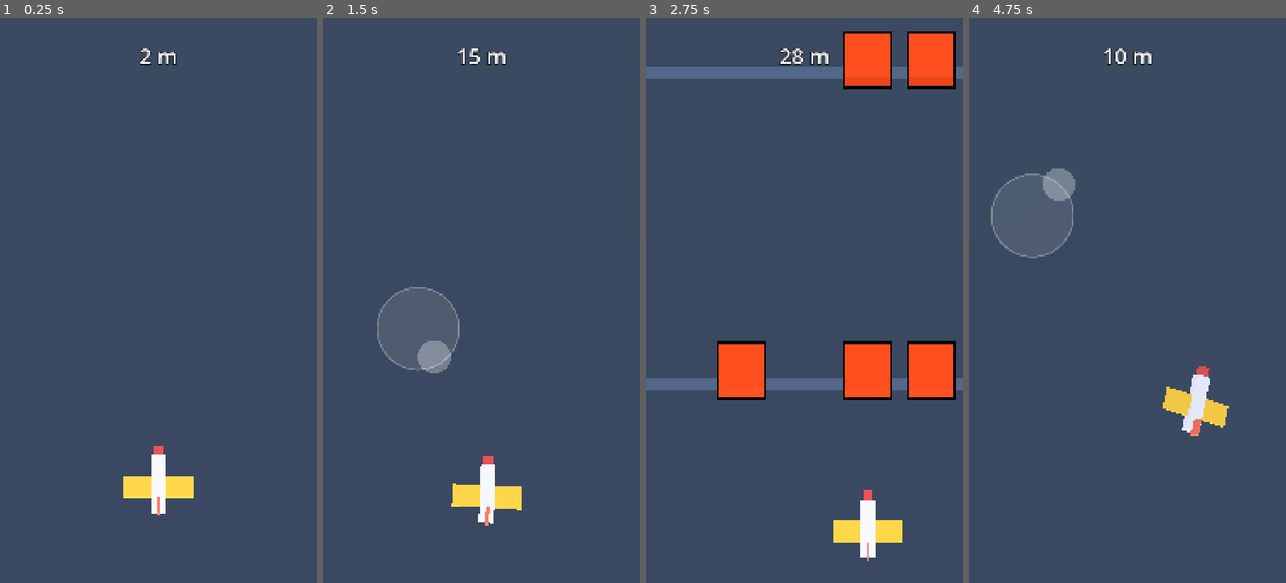
Above: before the commit, frames 1-4 (left to right).
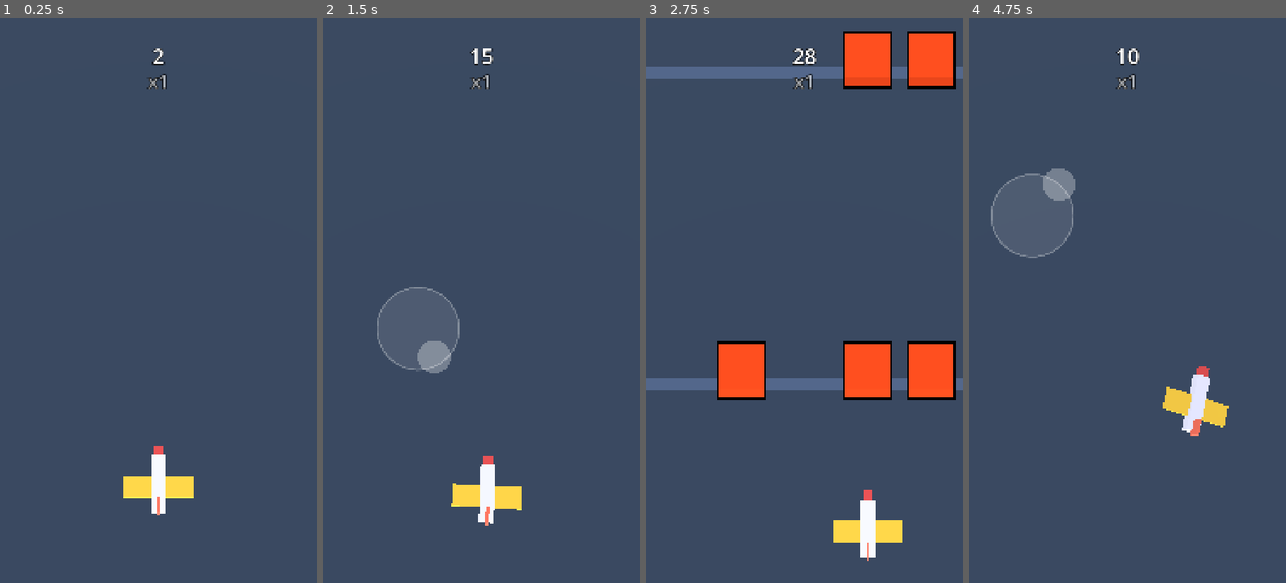
Above: after the commit, the same moments.

Repository: Hotshotted/sky-dodge
Game: Godot game, scene res://scenes/main.tscn
Same seed, same stepped clock (60 frames per second), same inputs: the game is played once before the commit and once after it.
Inputs (mouse positions are in pixels of both pictures, inside the frame that each line leads up to):
- Up to frame 1 (0.25 s): no input
- Up to frame 2 (1.5 s): move the mouse to (551, 272) at 0.52 s; click (551, 272) at 0.67 s; tap Enter at 1.25 s; drag from (418, 328) to (465, 413) at 1.27 s
- Up to frame 3 (2.75 s): move the mouse to (836, 176) at 2.02 s; click (836, 176) at 2.17 s
- Up to frame 4 (4.75 s): drag from (1111, 413) to (1032, 215) at 2.77 s; tap Enter at 3.5 s; move the mouse to (1222, 385) at 3.52 s; click (1222, 385) at 3.67 s; drag from (1032, 215) to (1079, 159) at 4.27 s

The runs differ from the first frame. In frame 1, 0.3% of the frame differs, in the area x 44-56%, y 5-13%; in frame 2, 0.4%; in frame 3, 0.4%, in the area x 42-58%, y 5-13%; in frame 4, 0.4%.

Commit message:
Add near-miss multiplier and feedback: sparks, streaks, flash, hitstop, popups, haptics, trail
Co-Authored-By: Claude Sonnet 5.5 <noreply@anthropic.com>
Claude-Session: https://claude.ai/code/session_01VXGMnPLKttRReKrjaHu4gF

Diff:
--- /dev/null
+++ b/scripts/Fx.gd
@@ -0,0 +1,77 @@
+class_name Fx
+extends Node3D
+## Near-miss visual effects built from simple primitives that work in the Compatibility renderer:
+## a spark burst (CPUParticles3D) and a few speed streaks (thin stretched boxes).
+## Streak timing uses real time, so hitstop doesn't stretch it.
+
+var _streaks: Array[Dictionary] = []  # {node, mat, z0, born_ms}
+var _streak_mesh := BoxMesh.new()
+const STREAK_LIFE := 0.35
+
+func _init() -> void:
+	_streak_mesh.size = Vector3(0.06, 0.04, 3.0)
+
+## Burst of sparks at `pos` (a wingtip), flying outward toward `side` (-1 left / +1 right)
+## and backward (+z) because the world scrolls past the plane.
+func sparks(pos: Vector3, side: int) -> void:
+	var p := CPUParticles3D.new()
+	var quad := QuadMesh.new()
+	quad.size = Vector2(0.28, 0.28)
+	var mat := StandardMaterial3D.new()
+	mat.shading_mode = BaseMaterial3D.SHADING_MODE_UNSHADED
+	mat.billboard_mode = BaseMaterial3D.BILLBOARD_ENABLED
+	mat.vertex_color_use_as_albedo = true
+	mat.transparency = BaseMaterial3D.TRANSPARENCY_ALPHA
+	quad.material = mat
+	var ramp := Gradient.new()  # white-hot -> orange -> transparent
+	ramp.colors = PackedColorArray([Color(1, 1, 0.85, 1), Color(1, 0.6, 0.15, 1), Color(1, 0.3, 0.05, 0)])
+	ramp.offsets = PackedFloat32Array([0.0, 0.5, 1.0])
+	p.mesh = quad
+	p.color_ramp = ramp
+	p.amount = Tuning.spark_count
+	p.lifetime = Tuning.spark_lifetime
+	p.one_shot = true
+	p.explosiveness = 1.0
+	p.local_coords = false
+	p.direction = Vector3(side, 0.25, 0.9)
+	p.spread = 65.0
+	p.initial_velocity_min = 5.0
+	p.initial_velocity_max = 13.0
+	p.gravity = Vector3.ZERO
+	p.scale_amount_min = 0.5
+	p.scale_amount_max = 1.2
+	p.emitting = false
+	add_child(p)
+	p.global_position = pos
+	p.emitting = true
+	p.finished.connect(p.queue_free)
+
+## Brief streaks that start ahead of the plane and rush past it (screen-down).
+func streaks(origin: Vector3) -> void:
+	for i in Tuning.streak_count:
+		var mi := MeshInstance3D.new()
+		mi.mesh = _streak_mesh
+		var mat := StandardMaterial3D.new()
+		mat.shading_mode = BaseMaterial3D.SHADING_MODE_UNSHADED
+		mat.albedo_color = Color(1, 1, 1, 0.8)
+		mat.transparency = BaseMaterial3D.TRANSPARENCY_ALPHA
+		mi.material_override = mat
+		var side := -1.0 if randf() < 0.5 else 1.0
+		var z0 := origin.z - randf_range(2.0, 9.0)
+		mi.position = Vector3(origin.x + side * randf_range(1.4, 4.2), origin.y, z0)
+		add_child(mi)
+		_streaks.append({"node": mi, "mat": mat, "z0": z0, "born": Time.get_ticks_msec()})
+
+func _process(_delta: float) -> void:
+	var now := Time.get_ticks_msec()
+	for i in range(_streaks.size() - 1, -1, -1):
+		var s: Dictionary = _streaks[i]
+		var age := (now - int(s["born"])) / 1000.0
+		if age >= STREAK_LIFE:
+			(s["node"] as Node).queue_free()
+			_streaks.remove_at(i)
+			continue
+		var mi := s["node"] as MeshInstance3D
+		mi.position.z = float(s["z0"]) + Tuning.streak_speed * age
+		var mat := s["mat"] as StandardMaterial3D
+		mat.albedo_color.a = 0.8 * (1.0 - age / STREAK_LIFE)
--- a/scripts/Hud.gd
+++ b/scripts/Hud.gd
@@ -4,6 +4,11 @@
 var _score: Label
 var _over: Label
 var _stick := StickView.new()
+var _mult: Label
+var _punch_start_ms := -10000      # when the multiplier label last "punched"
+var _popups: Array[Dictionary] = []  # {label, born_ms, base_y}
+const PUNCH_TIME := 0.28
+const POPUP_TIME := 0.9
 
 func _ready() -> void:
 	_stick.set_anchors_and_offsets_preset(Control.PRESET_FULL_RECT)
@@ -11,6 +16,10 @@
 	_score = _make_label(72)
 	_score.set_anchors_and_offsets_preset(Control.PRESET_TOP_WIDE)
 	_score.offset_top = 80
+	_mult = _make_label(64)
+	_mult.set_anchors_and_offsets_preset(Control.PRESET_TOP_WIDE)
+	_mult.offset_top = 170
+	set_multiplier(1, false)
 	_over = _make_label(80)
 	_over.set_anchors_and_offsets_preset(Control.PRESET_FULL_RECT)
 	_over.vertical_alignment = VERTICAL_ALIGNMENT_CENTER
@@ -20,11 +29,54 @@
 func set_stick(active: bool, base: Vector2, knob: Vector2) -> void:
 	_stick.set_stick(active, base, knob)
 
-func set_score(meters: int) -> void:
-	_score.text = "%d m" % meters
+func set_score(points: int) -> void:
+	_score.text = "%d" % points
 
-func show_game_over(meters: int) -> void:
-	_over.text = "CRASHED\n%d m\n\nTap to restart" % meters
+## Show "x2" etc. in the tier colour; `punch` = pop the label bigger and settle back.
+func set_multiplier(m: int, punch: bool) -> void:
+	_mult.text = "x%d" % m
+	var c := Color(1, 1, 1, 0.6)
+	if m >= 2:
+		c = Tuning.near_miss_colors[Tuning.tier_index(m, Tuning.near_miss_colors.size())]
+	_mult.add_theme_color_override("font_color", c)
+	_mult.pivot_offset = Vector2(_mult.size.x * 0.5, 32.0)
+	if punch:
+		_punch_start_ms = Time.get_ticks_msec()
+
+## Floating text ("Close!") that pops in at `pos` (screen px), rises and fades. Real-time animated.
+func popup(text: String, font_size: int, color: Color, pos: Vector2) -> void:
+	var l := _make_label(font_size)
+	l.text = text
+	l.add_theme_color_override("font_color", color)
+	l.reset_size()
+	l.pivot_offset = l.size * 0.5
+	var half_w := l.size.x * 0.5 * 1.25  # 1.25 = the pop-in overshoot scale
+	var vp_w := get_viewport().get_visible_rect().size.x
+	pos.x = clampf(pos.x, half_w + 16.0, vp_w - half_w - 16.0)  # keep long text on screen
+	l.position = pos - l.size * 0.5
+	_popups.append({"label": l, "born": Time.get_ticks_msec(), "base_y": l.position.y})
+
+func _process(_delta: float) -> void:
+	var now := Time.get_ticks_msec()
+	# Multiplier punch: 1.6x -> 1x with ease-out.
+	var pt := clampf((now - _punch_start_ms) / 1000.0 / PUNCH_TIME, 0.0, 1.0)
+	_mult.scale = Vector2.ONE * lerpf(1.6, 1.0, 1.0 - pow(1.0 - pt, 3.0))
+	# Popups.
+	for i in range(_popups.size() - 1, -1, -1):
+		var d: Dictionary = _popups[i]
+		var l := d["label"] as Label
+		var t := (now - int(d["born"])) / 1000.0 / POPUP_TIME
+		if t >= 1.0:
+			l.queue_free()
+			_popups.remove_at(i)
+			continue
+		var pop := 0.5 + 0.75 * minf(t / 0.15, 1.0) if t < 0.15 else lerpf(1.25, 1.0, minf((t - 0.15) / 0.2, 1.0))
+		l.scale = Vector2.ONE * pop
+		l.position.y = float(d["base_y"]) - 150.0 * (1.0 - pow(1.0 - t, 2.0))  # rise, easing out
+		l.modulate.a = 1.0 if t < 0.5 else 1.0 - (t - 0.5) / 0.5
+
+func show_game_over(points: int) -> void:
+	_over.text = "CRASHED\n%d\n\nTap to restart" % points
 	_over.visible = true
 
 func _make_label(font_size: int) -> Label:
--- a/scripts/Main.gd
+++ b/scripts/Main.gd
@@ -7,12 +7,20 @@
 @onready var sun: DirectionalLight3D = $Sun
 @onready var hud: CanvasLayer = $Hud
 
-var distance := 0.0     # total distance flown (units) = score
+var score := 0.0        # accumulates distance flown x multiplier
+var multiplier := 1     # raised by near misses, decays back to 1
+var _mult_timer := 0.0  # counts down to the next multiplier decay step
+var _hitstop_token := 0
 var elapsed := 0.0      # run time, drives the speed ramp
 var alive := true
 var _death_time := 0.0
+var fx := Fx.new()
+var trail := Trail.new()
 
 func _ready() -> void:
+	Engine.time_scale = 1.0  # in case a restart landed mid-hitstop
+	add_child(fx)
+	add_child(trail)
 	_setup_environment()
 	# Light from above (the camera mostly sees top faces).
 	sun.look_at_from_position(Vector3.ZERO, Tuning.light_direction)
@@ -37,15 +45,61 @@
 	elapsed += delta
 	var speed := minf(Tuning.base_speed + Tuning.speed_ramp * elapsed, Tuning.max_speed)
 	var step := speed * delta
-	distance += step
+	score += step * (multiplier if Tuning.score_uses_multiplier else 1)
 	spawner.advance(step)
-	hud.set_score(int(distance))
+	hud.set_score(int(score))
+	var plane := Vector2(player.position.x, player.position.z)
+	trail.advance(step, Vector2(plane.x, plane.y + 0.9), multiplier, delta)
+	_decay_multiplier(delta)
 
-	if spawner.hits(Vector2(player.position.x, player.position.z)):
+	if spawner.hits(plane):
 		alive = false
 		_death_time = Time.get_ticks_msec() / 1000.0
+		Engine.time_scale = 1.0
+		_hitstop_token += 1  # cancels a pending hitstop restore
 		player.crash()
-		hud.show_game_over(int(distance))
+		hud.show_game_over(int(score))
+		return
+
+	for ev in spawner.update_near_misses(plane):
+		_on_near_miss(ev)
+
+## Near miss: raise the multiplier and fire every bit of feedback at once.
+func _on_near_miss(ev: Dictionary) -> void:
+	multiplier = mini(multiplier + 1, Tuning.multiplier_max)
+	_mult_timer = Tuning.multiplier_hold_time
+	hud.set_multiplier(multiplier, true)
+	var side: int = ev["side"]
+	fx.sparks(player.position + Vector3(side * 1.1, 0.0, 0.1), side)  # wingtip nearest the obstacle
+	fx.streaks(player.position)
+	spawner.flash_obstacle(ev["node"])
+	var n := Tuning.near_miss_texts.size()
+	var i := Tuning.tier_index(multiplier, n)
+	var pos := camera.unproject_position(player.position + Vector3(0, 0, -2.0))
+	hud.popup(Tuning.near_miss_texts[i], Tuning.near_miss_sizes[mini(i, Tuning.near_miss_sizes.size() - 1)],
+			Tuning.near_miss_colors[mini(i, Tuning.near_miss_colors.size() - 1)], pos)
+	Input.vibrate_handheld(Tuning.haptic_ms)  # no-op where unsupported
+	_hitstop()
+
+## Slow time briefly. The restore timer ignores Engine.time_scale, so it lasts real seconds.
+func _hitstop() -> void:
+	_hitstop_token += 1
+	var token := _hitstop_token
+	Engine.time_scale = Tuning.hitstop_scale
+	get_tree().create_timer(Tuning.hitstop_duration, true, false, true).timeout.connect(
+		func() -> void:
+			if token == _hitstop_token:  # a newer hitstop (or a crash) owns the time scale now
+				Engine.time_scale = 1.0)
+
+## Without fresh near misses the multiplier holds, then drops one step at a time down to 1x.
+func _decay_multiplier(delta: float) -> void:
+	if multiplier <= 1:
+		return
+	_mult_timer -= delta
+	if _mult_timer <= 0.0:
+		multiplier -= 1
+		_mult_timer = Tuning.multiplier_decay_step
+		hud.set_multiplier(multiplier, false)
 
 ## Camera tilted `camera_tilt_deg` away from straight down (so front faces show), placed so the
 ## screen centre always looks at world z = 0. Screen-up = world -Z.
--- a/scripts/Spawner.gd
+++ b/scripts/Spawner.gd
@@ -7,7 +7,16 @@
 
 const GROUND_Y := -2.0
 
-var _rows: Array[Node3D] = []
+## One row of obstacles, plus the bookkeeping for near-miss detection.
+class Row extends Node3D:
+	var xs: Array[float] = []             # x of each obstacle
+	var obs: Array[MeshInstance3D] = []   # the obstacle nodes (same order)
+	var entered := false                  # plane has been inside this row's depth window
+	var passed := false                   # near-miss check already done
+	var min_clear := INF                  # smallest gap seen while overlapping
+	var min_idx := -1                     # obstacle that gave that gap
+
+var _rows: Array[Row] = []
 var _prev_open: Array[bool] = []   # open flags of previous row, index = column
 var _last_row_z := 0.0
 var _obstacle_mesh := BoxMesh.new()  # unit cube, scaled per obstacle
@@ -65,10 +74,50 @@
 	for r in _rows:
 		if absf(r.position.z - p.y) > half_d:
 			continue
-		for cx: float in r.get_meta("xs"):
+		for cx in r.xs:
 			if absf(cx - p.x) < half_w + Tuning.plane_hit_half.x:
 				return true
 	return false
+
+## Call every frame with the plane position (x, z). For each row, tracks the smallest gap between
+## the plane's hit box and an obstacle edge while the plane overlaps the row's depth, and when the
+## row has fully passed returns a near-miss event if that gap was under near_miss_distance:
+## {"side": -1/+1 (which side the obstacle was), "node": MeshInstance3D, "clearance": float}.
+func update_near_misses(p: Vector2) -> Array[Dictionary]:
+	var events: Array[Dictionary] = []
+	var half_w := Tuning.column_width() * Tuning.obstacle_scale * 0.5
+	var half_d := Tuning.obstacle_depth * 0.5 + Tuning.plane_hit_half.y
+	for r in _rows:
+		if r.passed:
+			continue
+		var dz := r.position.z - p.y
+		if absf(dz) < half_d:
+			r.entered = true
+			for i in r.xs.size():
+				var gap := absf(r.xs[i] - p.x) - (half_w + Tuning.plane_hit_half.x)
+				if gap < r.min_clear:
+					r.min_clear = gap
+					r.min_idx = i
+		elif dz >= half_d:  # row has scrolled past the plane
+			r.passed = true
+			if r.entered and r.min_idx >= 0 and r.min_clear < Tuning.near_miss_distance:
+				var side := 1 if r.xs[r.min_idx] > p.x else -1
+				events.append({"side": side, "node": r.obs[r.min_idx], "clearance": r.min_clear})
+	return events
+
+## Flash one obstacle's outline white for near_miss_flash_time real seconds.
+func flash_obstacle(mi: MeshInstance3D) -> void:
+	var mat := _obstacle_mat.duplicate() as StandardMaterial3D
+	var outline := _outline_mat.duplicate() as ShaderMaterial
+	outline.set_shader_parameter("outline_color", Color.WHITE)
+	outline.set_shader_parameter("thickness", Tuning.outline_thickness * 1.8)
+	mat.next_pass = outline
+	mi.material_override = mat
+	# Real-time timer (ignores Engine.time_scale), so hitstop doesn't stretch the flash.
+	get_tree().create_timer(Tuning.near_miss_flash_time, true, false, true).timeout.connect(
+		func() -> void:
+			if is_instance_valid(mi):
+				mi.material_override = _obstacle_mat)
 
 func _update_look() -> void:
 	_obstacle_mat.albedo_color = Tuning.obstacle_color
@@ -77,22 +126,21 @@
 func _spawn_row(z: float) -> void:
 	var open := _generate_open_columns()
 	_prev_open = open
-	var row := Node3D.new()
+	var row := Row.new()
 	row.position.z = z
 	var width := Tuning.column_width() * Tuning.obstacle_scale
-	var xs: Array[float] = []
 	for i in Tuning.column_count:
 		if open[i]:
 			continue
 		var x := Tuning.column_center(i)
-		xs.append(x)
+		row.xs.append(x)
 		var mi := MeshInstance3D.new()
 		mi.mesh = _obstacle_mesh
 		mi.material_override = _obstacle_mat
 		mi.scale = Vector3(width, width, Tuning.obstacle_depth)  # mesh is a unit cube
 		mi.position = Vector3(x, 0, 0)
 		row.add_child(mi)
-	row.set_meta("xs", xs)
+		row.obs.append(mi)
 	var stripe := MeshInstance3D.new()
 	stripe.mesh = _stripe_mesh
 	stripe.scale = Vector3(Tuning.ortho_size * 2.0, 0.1, 0.4)
--- /dev/null
+++ b/scripts/Trail.gd
@@ -0,0 +1,55 @@
+class_name Trail
+extends MeshInstance3D
+## Ribbon behind the plane. Visible while the multiplier is 2x or more, its colour follows the
+## multiplier tier, and it fades out once the multiplier is back to 1x.
+## Points are stored in world space and scroll with the world (+z) like the obstacles.
+
+var _pts: Array[Vector2] = []   # (x, z) of each ribbon point, newest first
+var _alpha := 0.0               # overall fade 0..1
+var _color := Color.WHITE
+var _mesh := ImmediateMesh.new()
+
+func _init() -> void:
+	mesh = _mesh
+	var mat := StandardMaterial3D.new()
+	mat.shading_mode = BaseMaterial3D.SHADING_MODE_UNSHADED
+	mat.vertex_color_use_as_albedo = true
+	mat.transparency = BaseMaterial3D.TRANSPARENCY_ALPHA
+	mat.cull_mode = BaseMaterial3D.CULL_DISABLED
+	material_override = mat
+
+func clear() -> void:
+	_pts.clear()
+	_alpha = 0.0
+	_mesh.clear_surfaces()
+
+## `step` = how far the world scrolled this frame, `origin` = (x, z) where the ribbon starts
+## (the plane's tail), `multiplier` = current score multiplier.
+func advance(step: float, origin: Vector2, multiplier: int, delta: float) -> void:
+	for i in _pts.size():
+		_pts[i].y += step
+	var on := multiplier >= 2
+	if on:
+		if _pts.is_empty() or _pts[0].distance_to(origin) >= 0.15:  # keep the point count bounded
+			_pts.push_front(origin)
+		var target := Tuning.trail_colors[Tuning.tier_index(multiplier, Tuning.trail_colors.size())]
+		_color = target if _alpha <= 0.0 else _color.lerp(target, 1.0 - exp(-8.0 * delta))
+	_alpha = move_toward(_alpha, 1.0 if on else 0.0, delta / maxf(Tuning.trail_fade_time, 0.01))
+	while _pts.size() > 0 and _pts.back().y - origin.y > Tuning.trail_length:
+		_pts.pop_back()
+	_rebuild(origin.y)
+
+func _rebuild(origin_z: float) -> void:
+	_mesh.clear_surfaces()
+	if _alpha <= 0.0 or _pts.size() < 2:
+		return
+	_mesh.surface_begin(Mesh.PRIMITIVE_TRIANGLE_STRIP)
+	for p in _pts:
+		var t := clampf((p.y - origin_z) / Tuning.trail_length, 0.0, 1.0)  # 0 at plane .. 1 at far end
+		var half := Tuning.trail_width * 0.5 * (1.0 - 0.6 * t)
+		var c := Color(_color.r, _color.g, _color.b, _alpha * (1.0 - t) * 0.85)
+		_mesh.surface_set_color(c)
+		_mesh.surface_add_vertex(Vector3(p.x - half, 0.0, p.y))
+		_mesh.surface_set_color(c)
+		_mesh.surface_add_vertex(Vector3(p.x + half, 0.0, p.y))
+	_mesh.surface_end()
--- a/scripts/Tuning.gd
+++ b/scripts/Tuning.gd
@@ -51,6 +51,45 @@
 ## top brightest and the front a clearly different, darker tone.
 var light_direction := Vector3(0.3, -0.8, -0.5)
 
+# ---------- Near miss & multiplier ----------
+## A row counts as a near miss if the plane passed it with less than this gap (units) between the
+## plane's hit box and the closest obstacle edge (0 = touching = crash).
+var near_miss_distance := 0.5
+## Highest score multiplier reachable.
+var multiplier_max := 5
+## Seconds after a near miss before the multiplier starts to decay.
+var multiplier_hold_time := 4.0
+## Once decaying, the multiplier drops one step every this many seconds (down to 1x).
+var multiplier_decay_step := 1.5
+## If true, score accrues at (distance x multiplier); if false, the multiplier is cosmetic.
+var score_uses_multiplier := true
+
+# ---------- Near-miss feedback ----------
+## Hitstop: Engine.time_scale during the freeze, and how long it lasts in REAL seconds.
+var hitstop_scale := 0.3
+var hitstop_duration := 0.08
+## Sparks in the burst from the wingtip nearest the obstacle, and how long each lives (seconds).
+var spark_count := 24
+var spark_lifetime := 0.45
+## Speed streaks flashed past the plane, and their speed (units/second).
+var streak_count := 10
+var streak_speed := 70.0
+## How long the passed obstacle's outline stays white (seconds).
+var near_miss_flash_time := 0.25
+## Haptic pulse length in milliseconds (ignored where unsupported).
+var haptic_ms := 25
+## "Close!" popup tiers, indexed by multiplier: 2x = first entry, 3x = second, 4x+ = last.
+## Text, colour (warmer each tier) and font size (px in the 1080-wide base viewport).
+var near_miss_texts: Array[String] = ["Close!", "Closer!", "Whisker Close!"]
+var near_miss_colors: Array[Color] = [Color(1.0, 0.95, 0.55), Color(1.0, 0.62, 0.2), Color(1.0, 0.28, 0.12)]
+var near_miss_sizes: Array[int] = [64, 84, 108]
+## Trail ribbon colour per multiplier tier (2x, 3x, 4x, 5x+); it appears at 2x and fades at 1x.
+var trail_colors: Array[Color] = [Color(0.5, 0.9, 1.0), Color(0.5, 1.0, 0.6), Color(1.0, 0.85, 0.3), Color(1.0, 0.4, 0.7)]
+var trail_width := 0.5
+## How far behind the plane the trail reaches (units), and how long it takes to fade out.
+var trail_length := 12.0
+var trail_fade_time := 0.6
+
 # ---------- Plane movement (floating virtual analog stick) ----------
 ## Touch anywhere: a stick appears under the finger; knob offset from that point steers the plane.
 ## Distance (screen pixels, in the 1080x1920 base viewport) at which the stick is fully deflected.
@@ -95,6 +134,10 @@
 var plane_hit_half := Vector2(0.6, 0.6)
 
 # ---------- Helpers ----------
+## Index into a per-tier array for a multiplier: 2x -> 0, 3x -> 1, ... clamped to the array.
+func tier_index(multiplier: int, count: int) -> int:
+	return clampi(multiplier - 2, 0, count - 1)
+
 func column_width() -> float:
 	return ortho_size / column_count
 
--- a/shaders/outline.gdshader
+++ b/shaders/outline.gdshader
@@ -4,6 +4,7 @@
 // silhouette rim. Works in the Compatibility (GL) renderer.
 render_mode unshaded, cull_front;
 
+uniform vec4 outline_color : source_color = vec4(0.0, 0.0, 0.0, 1.0);  // white while flashing
 uniform float thickness = 0.07;  // rim width in world units (camera is orthographic: constant on screen)
 
 void vertex() {
@@ -14,5 +15,5 @@
 }
 
 void fragment() {
-	ALBEDO = vec3(0.0);
+	ALBEDO = outline_color.rgb;
 }
Not shown, added: scripts/Fx.gd.uid
Not shown, added: scripts/Trail.gd.uid
